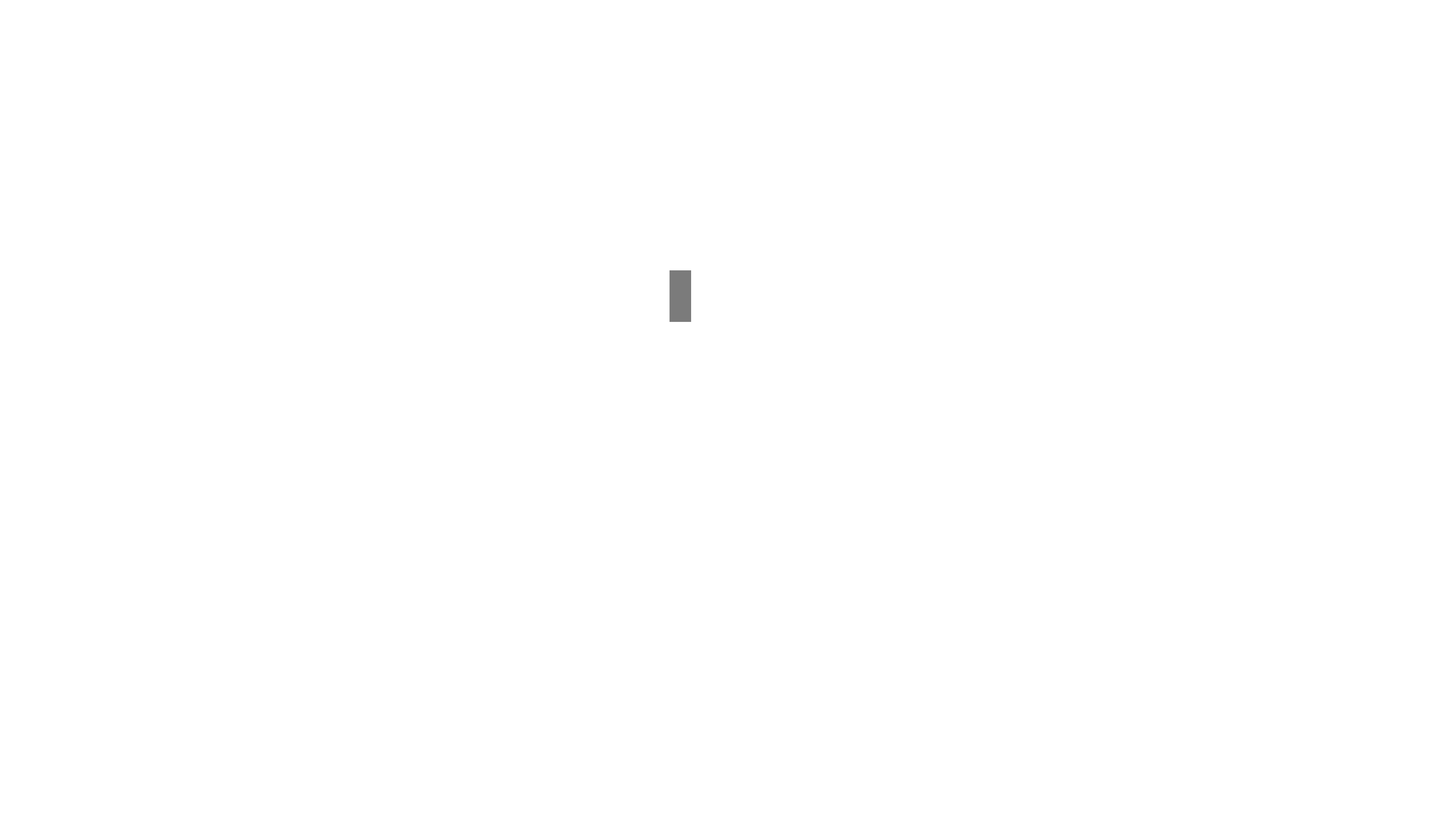
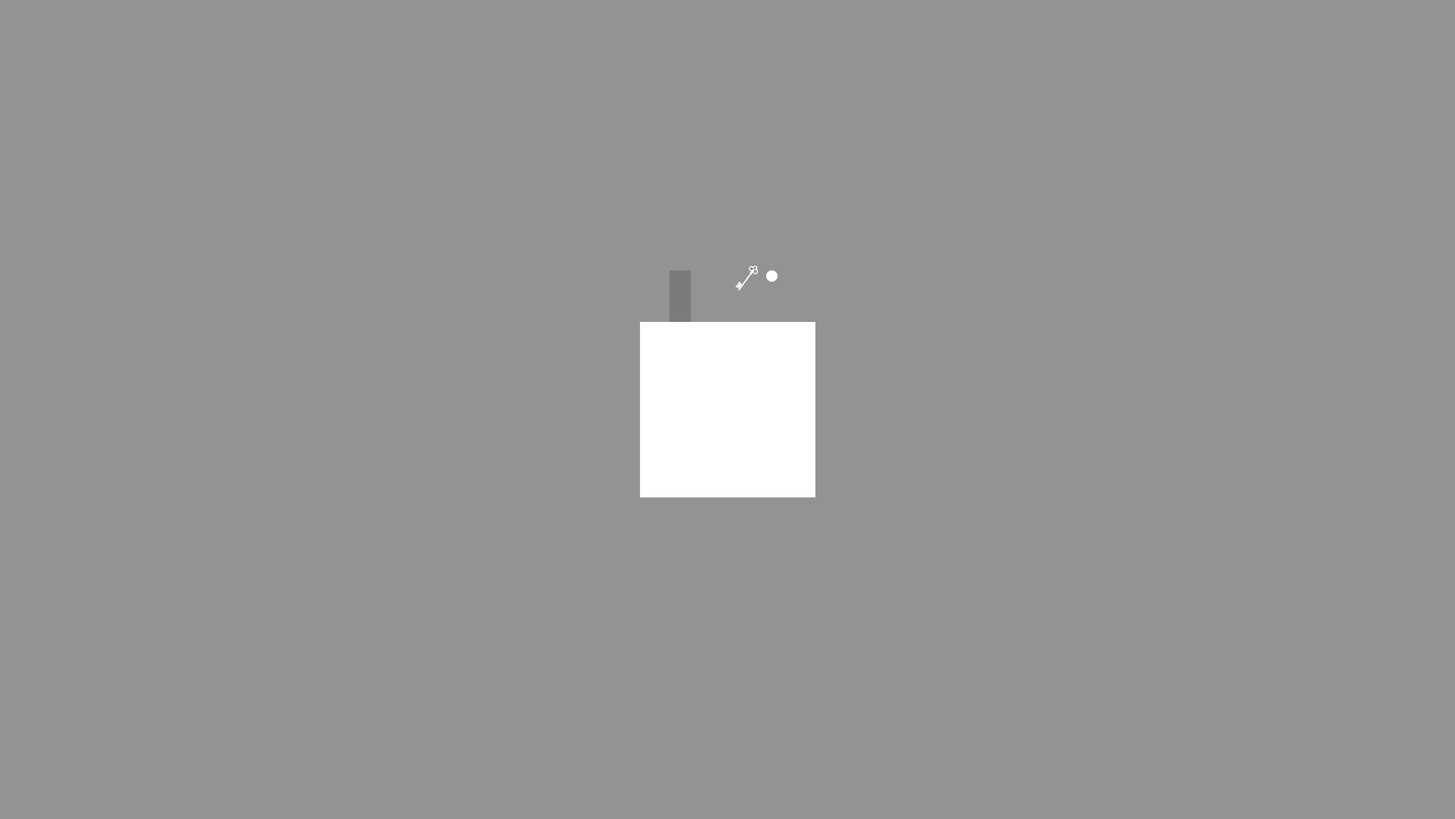
Layer changes from the first 1455×819 image to the second:
added layer "Key" above "Coin" over [735, 265, 759, 291]
added layer "Coin" above "Player" over [766, 270, 778, 282]
removed layer "Background" over [0, 0, 1455, 819]
added layer "Background (Reference)" over [0, 0, 1455, 819]
